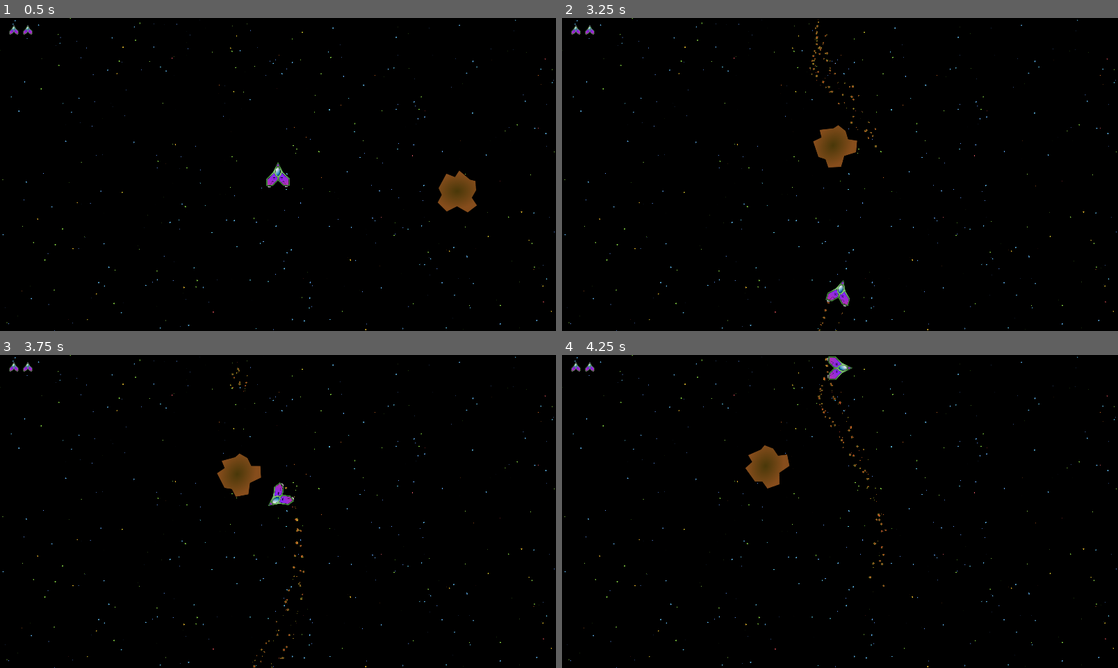
Above: before the commit, frames 1-4 (two rows, left to right).
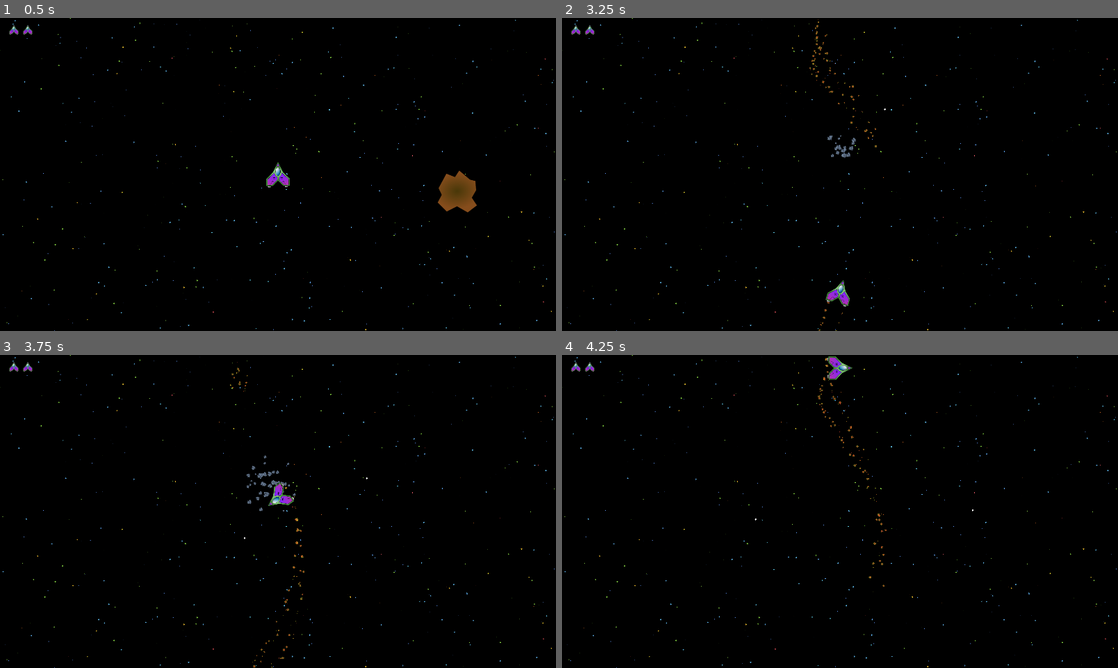
Above: after the commit, the same moments.

Repository: avrame/space-rocks-godot
Game: Godot game, scene res://Scenes/main.tscn
The game is run twice, just before and just after one commit, with the same random seed, the same clock (stepped at 60 frames per second) and the same inputs.
Inputs:
- Up to frame 1 (0.5 s): no input
- Up to frame 2 (3.25 s): tap Enter at 0.5 s; hold Space (fire) 0.53-1.28 s; hold Up (thrust) 0.53-2.03 s; tap Space (fire) at 1.35, 2.85 s; hold Space (fire) 2.03-2.78 s; hold Left (rotate-left) from 2.03 s (still down)
- Up to frame 3 (3.75 s): keep holding Left (rotate-left); hold Space (fire) from 3.53 s (still down)
- Up to frame 4 (4.25 s): keep holding Left (rotate-left); keep holding Space (fire)

Frame 1 is identical in both runs. In frame 2, 0.7% of the frame differs, in the area x 45-59%, y 28-48%; in frame 3, 0.8%, in the area x 39-67%, y 31-59%; in frame 4, 0.7%.

Commit message:
Enlarged bullets. Asteroids explode when hit by a bullet

Diff:
--- a/Scenes/asteroid.tscn
+++ b/Scenes/asteroid.tscn
@@ -1,15 +1,50 @@
-[gd_scene load_steps=3 format=3 uid="uid://bcdeqofdqsjsl"]
+[gd_scene load_steps=6 format=3 uid="uid://bcdeqofdqsjsl"]
 
 [ext_resource type="Texture2D" uid="uid://bpx5n7qx6vdke" path="res://Textures/asteroid.png" id="1_fmagi"]
 [ext_resource type="Script" path="res://Scripts/asteroid.gd" id="2_snfe1"]
+[ext_resource type="Texture2D" uid="uid://bc81bnmvnps7x" path="res://Textures/explosion-part.png" id="3_d25qf"]
+[ext_resource type="AudioStream" uid="uid://d321pmavxilib" path="res://Audio/ship-explodes.wav" id="4_fn25v"]
 
-[node name="Asteroid" type="Sprite2D" groups=["Asteroids"]]
+[sub_resource type="ParticleProcessMaterial" id="ParticleProcessMaterial_be2nq"]
+particle_flag_disable_z = true
+emission_shape = 1
+emission_sphere_radius = 44.06
+direction = Vector3(1, 2.08165e-12, 2.08165e-12)
+spread = 180.0
+angular_velocity_min = -1.60933e-05
+angular_velocity_max = 558.17
+radial_velocity_min = -2.23517e-05
+radial_velocity_max = 197.25
+gravity = Vector3(2.08165e-12, 2.08165e-12, 2.08165e-12)
+linear_accel_min = 46.1
+linear_accel_max = 100.0
+radial_accel_min = 30.05
+radial_accel_max = 30.05
+scale_max = 3.0
+
+[node name="Asteroid" type="Node2D"]
 position = Vector2(0, 2)
-texture = ExtResource("1_fmagi")
 script = ExtResource("2_snfe1")
 
-[node name="AsteroidStaticBody" type="StaticBody2D" parent="."]
+[node name="Sprite2D" type="Sprite2D" parent="."]
+texture = ExtResource("1_fmagi")
+
+[node name="AsteroidStaticBody" type="StaticBody2D" parent="." groups=["Asteroids"]]
 
 [node name="CollisionPolygon2D" type="CollisionPolygon2D" parent="AsteroidStaticBody"]
 position = Vector2(9, -33)
 polygon = PackedVector2Array(41, 59, 59, 36, 60, 4, 44, -4, 11, -39, -7, -20, -34, -35, -67, 9, -61, 34, -77, 57, -52, 92, -14, 81, 21, 107, 53, 88)
+
+[node name="Explosion" type="GPUParticles2D" parent="."]
+emitting = false
+amount = 64
+process_material = SubResource("ParticleProcessMaterial_be2nq")
+texture = ExtResource("3_d25qf")
+lifetime = 0.5
+one_shot = true
+
+[node name="ExplosionSound" type="AudioStreamPlayer2D" parent="."]
+stream = ExtResource("4_fn25v")
+volume_db = -15.0
+
+[connection signal="finished" from="Explosion" to="." method="_on_explosion_finished"]
--- /dev/null
+++ b/Scenes/bullet.tscn
@@ -0,0 +1,23 @@
+[gd_scene load_steps=4 format=3 uid="uid://dbv1u10bgn16r"]
+
+[ext_resource type="Script" path="res://Scripts/bullet.gd" id="1_q0f5q"]
+[ext_resource type="Texture2D" uid="uid://bamhx8xq3cboj" path="res://Textures/bullet.png" id="1_yc8cj"]
+
+[sub_resource type="CircleShape2D" id="CircleShape2D_irxdv"]
+radius = 6.0
+
+[node name="Area2D" type="Area2D"]
+script = ExtResource("1_q0f5q")
+
+[node name="Sprite2D" type="Sprite2D" parent="."]
+texture_filter = 1
+texture = ExtResource("1_yc8cj")
+
+[node name="CollisionShape2D" type="CollisionShape2D" parent="."]
+shape = SubResource("CircleShape2D_irxdv")
+
+[node name="LifeSpanTimer" type="Timer" parent="."]
+wait_time = 2.0
+
+[connection signal="body_entered" from="." to="." method="_on_body_entered"]
+[connection signal="timeout" from="LifeSpanTimer" to="." method="_on_life_span_timer_timeout"]
--- a/Scenes/space_ship.tscn
+++ b/Scenes/space_ship.tscn
@@ -62,5 +62,8 @@
 [node name="RespawnTimer" type="Timer" parent="."]
 one_shot = true
 
+[node name="GunMarker" type="Marker2D" parent="."]
+position = Vector2(-4.1633e-12, -96)
+
 [connection signal="finished" from="Explosion" to="." method="_on_explosion_finished"]
 [connection signal="timeout" from="RespawnTimer" to="." method="_on_respawn_timer_timeout"]
--- a/Scripts/asteroid.gd
+++ b/Scripts/asteroid.gd
@@ -1,4 +1,4 @@
-extends Sprite2D
+extends Node2D
 
 const MIN_SPEED = 25
 const MAX_SPEED = 300
@@ -40,3 +40,12 @@
 	var x = randf_range(0, screen_size.x)
 	var y = randf_range(0, screen_size.y)
 	position = Vector2(x, y)
+
+func explode():
+	$Sprite2D.visible = false
+	$Explosion.emitting = true
+	$ExplosionSound.play()
+
+
+func _on_explosion_finished() -> void:
+	queue_free()
--- /dev/null
+++ b/Scripts/bullet.gd
@@ -0,0 +1,21 @@
+extends Area2D
+
+const speed = 750
+
+# Called when the node enters the scene tree for the first time.
+func _ready() -> void:
+	$LifeSpanTimer.start()
+
+# Called every frame. 'delta' is the elapsed time since the previous frame.
+func _process(delta: float) -> void:
+	position -= transform.y * speed * delta
+
+func _on_body_entered(body: Node2D) -> void:
+	if body.is_in_group("Asteroids"):
+		queue_free()
+		var asteroid = body.find_parent("Asteroid")
+		asteroid.explode()
+
+
+func _on_life_span_timer_timeout() -> void:
+	queue_free()
--- a/Scripts/space_ship.gd
+++ b/Scripts/space_ship.gd
@@ -14,7 +14,7 @@
 var sprite_height
 var exploding = false
 
-@onready var global = get_node("/root/Global")
+@onready var bullet_scene = preload("res://Scenes/bullet.tscn")
 @onready var lives_node = get_node("/root/Main/Lives")
 @onready var game_over_node = get_node("/root/Main/GameOver")
 @onready var sprite = $Sprite2D
@@ -72,6 +72,9 @@
 func _unhandled_key_input(event: InputEvent) -> void:
 	if event.is_action_pressed("fire"):
 		$PewPewSound.play()
+		var bullet = bullet_scene.instantiate()
+		bullet.transform = $GunMarker.global_transform
+		owner.add_child(bullet)
 
 func explode():
 	exploding = true
Binary file added: Textures/bullet.png
Not shown, added: Textures/bullet.png.import
